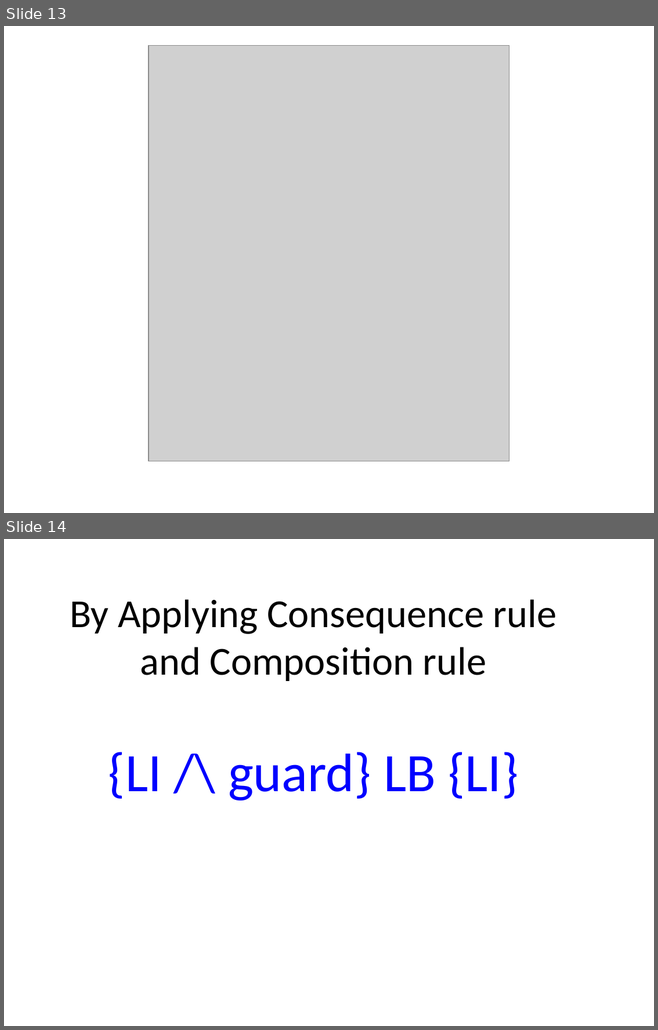
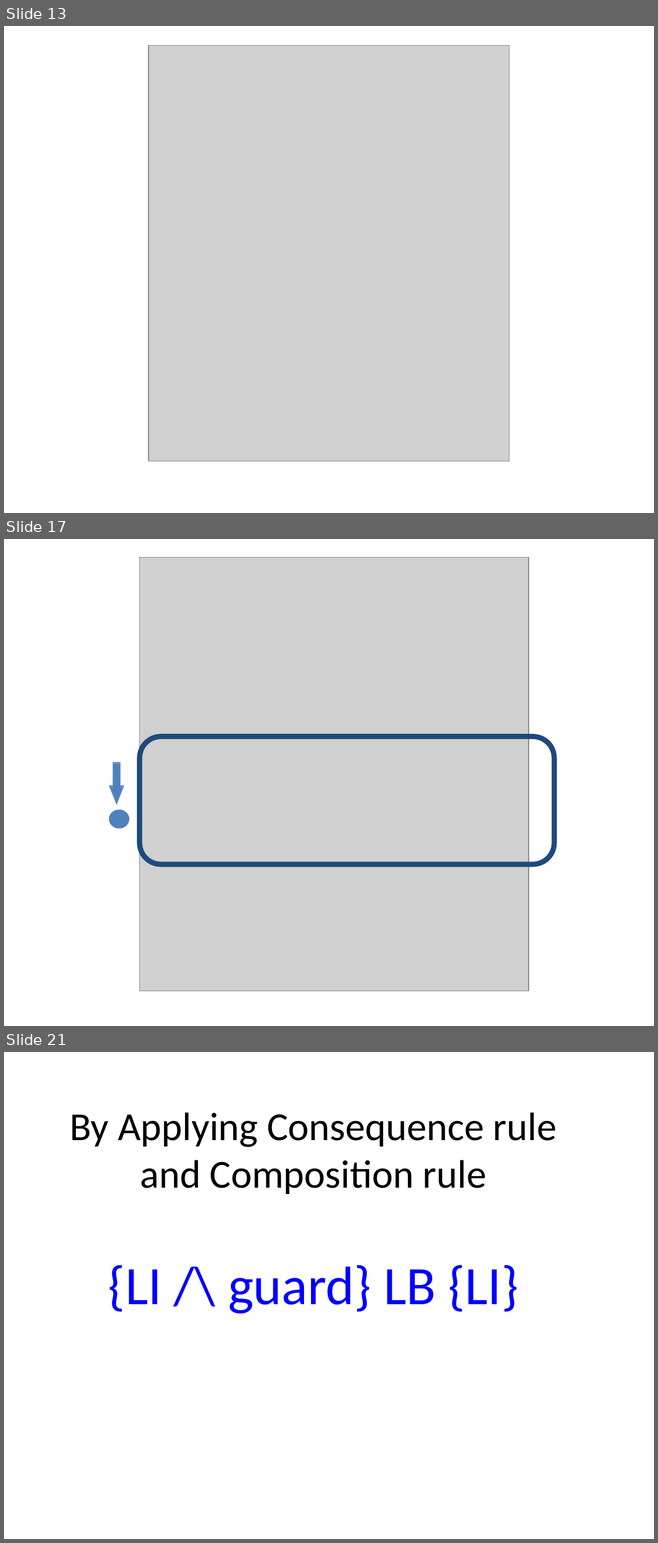
Before and after one commit to xiaohe27/Papers4Courses, a slide deck: FM/presentations/Overview of Separation Logic.ppt. Shown one above the other, each under a label of ours: slides 13 and 14 before the commit, slides 13, 17 and 21 after it; the slides between them are not shown. The pictures are 658x1030 and 658x1543 pixels, drawn with LibreOffice and Linux fonts; fonts in the diff are those of the drawing; grey boxes stand for pictures. Boxes give left, top, right and bottom in pixels: in the first picture for what was removed or moved away, otherwise in the second. Text is boxed around its words. In the diff, an @@ line names an element or a change of style, - is before the commit and + after.

Commit message:
add

```diff
--- a/FM/presentations/Overview of Separation Logic.ppt
+++ b/FM/presentations/Overview of Separation Logic.ppt
@@ slide 17 added at bbox=[4, 539, 654, 1026], background #FFFFFF @@
@@ picture added at bbox=[140, 557, 528, 991] @@
@@ rounded rectangle added at bbox=[140, 736, 554, 864], outline #1F497D 5.75 pt @@
@@ freeform shape added at bbox=[108, 762, 124, 805], fill #4F81BD @@
@@ ellipse added at bbox=[108, 810, 129, 829], fill #4F81BD @@
@@ what was slide 14 is now slide 21 @@
```
Also in this commit, not shown: 6 other slides added.
